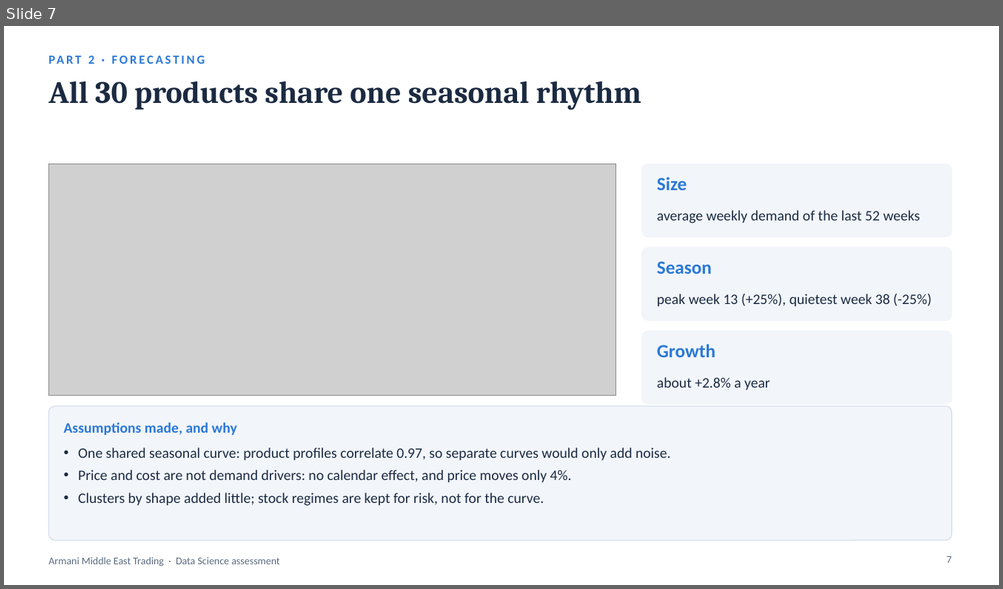
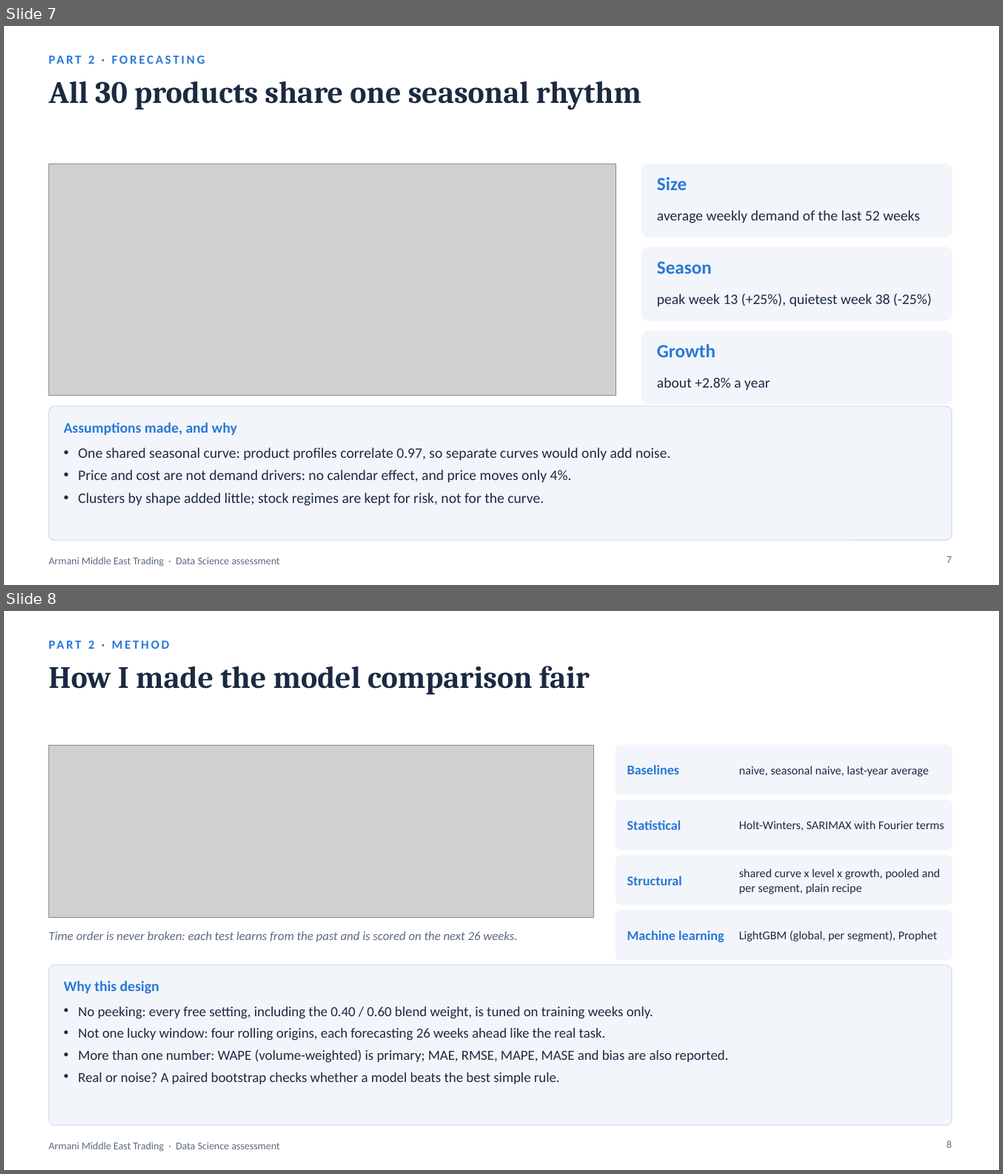
Before and after one commit to hrnademi/Technical_Assessment_HamidrezaNademi, a slide deck: Armani_Data_Science_Presentation.pptx. Shown one above the other, each under a label of ours: slide 7 before the commit, slides 7 and 8 after it. The pictures are 1003x589 and 1003x1174 pixels, drawn with LibreOffice and Linux fonts; fonts in the diff are those of the drawing; grey boxes stand for pictures. Boxes give left, top, right and bottom in pixels: in the first picture for what was removed or moved away, otherwise in the second. Text is boxed around its words. In the diff, an @@ line names an element or a change of style, - is before the commit and + after.

```diff
--- a/Armani_Data_Science_Presentation.pptx
+++ b/Armani_Data_Science_Presentation.pptx
@@ slide 8 added at [4, 611, 999, 1170], background #FFFFFF; not listed: 1 template element that a slide beside it also shows @@
@@ text added at [88, 641, 94, 649], 12 pt, text #2A78D6, bold @@
+PART 2 · METHOD
@@ title added at [48, 666, 589, 695], 30 pt, text #1B2A41, bold @@
+How I made the model comparison fair
@@ picture added at [48, 745, 594, 917] @@
@@ rounded rectangle added at [616, 745, 951, 795], fill #F2F6FB, outline #F2F6FB 1 pt @@
@@ text added at [627, 765, 680, 775], 13 pt, text #2A78D6, bold @@
+Baselines
@@ text added at [739, 766, 928, 777], 11.5 pt, text #1B2A41 @@
+naive, seasonal naive, last-year average
@@ rounded rectangle added at [616, 800, 951, 850], fill #F2F6FB, outline #F2F6FB 1 pt @@
@@ text added at [627, 820, 681, 830], 13 pt, text #2A78D6, bold @@
+Statistical
@@ text added at [739, 821, 944, 831], 11.5 pt, text #1B2A41 @@
+Holt-Winters, SARIMAX with Fourier terms
@@ rounded rectangle added at [616, 856, 951, 905], fill #F2F6FB, outline #F2F6FB 1 pt @@
@@ text added at [627, 876, 682, 886], 13 pt, text #2A78D6, bold @@
+Structural
@@ text added at [739, 869, 940, 894], 11.5 pt, text #1B2A41 @@
+shared curve x level x growth, pooled and per segment, plain recipe
@@ rounded rectangle added at [616, 911, 951, 960], fill #F2F6FB, outline #F2F6FB 1 pt @@
@@ text added at [48, 931, 517, 943], 12 pt, text #5B6B80, italic @@
+Time order is never broken: each test learns from the past and is scored on the next 26 weeks.
@@ text added at [627, 931, 724, 943], 13 pt, text #2A78D6, bold @@
+Machine learning
@@ text added at [739, 931, 936, 942], 11.5 pt, text #1B2A41 @@
+LightGBM (global, per segment), Prophet
@@ rounded rectangle added at [48, 965, 951, 1126], fill #F2F6FB, outline #D9E1EC 1 pt @@
@@ text added at [64, 981, 159, 994], 14 pt, text #2A78D6, bold @@
+Why this design
@@ rounded rectangle added at [616, 966, 951, 1015], fill #F2F6FB, outline #F2F6FB 1 pt @@
@@ text added at [78, 1007, 728, 1085], 13.5 pt, text #1B2A41 @@
+• No peeking: every free setting, including the 0.40 / 0.60 blend weight, is tuned on training weeks only.
+• Not one lucky window: four rolling origins, each forecasting 26 weeks ahead like the real task.
+• More than one number: WAPE (volume-weighted) is primary; MAE, RMSE, MAPE, MASE and bias are also reported.
+• Real or noise? A paired bootstrap checks whether a model beats the best simple rule.
@@ page number added at [946, 1141, 951, 1148], 10 pt, text #5B6B80 @@
+8
```
Also in this commit, not shown: 8 slides changed, 4 other slides added, 5 slides removed, 1 other file.
